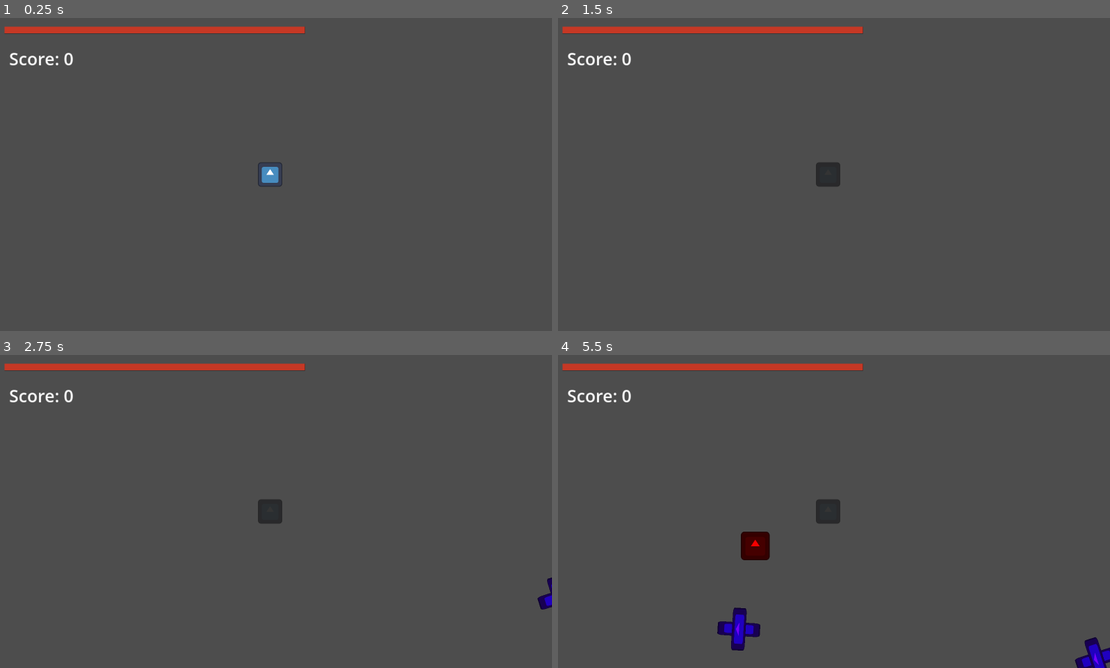
Above: before the commit, frames 1-4 (two rows, left to right).
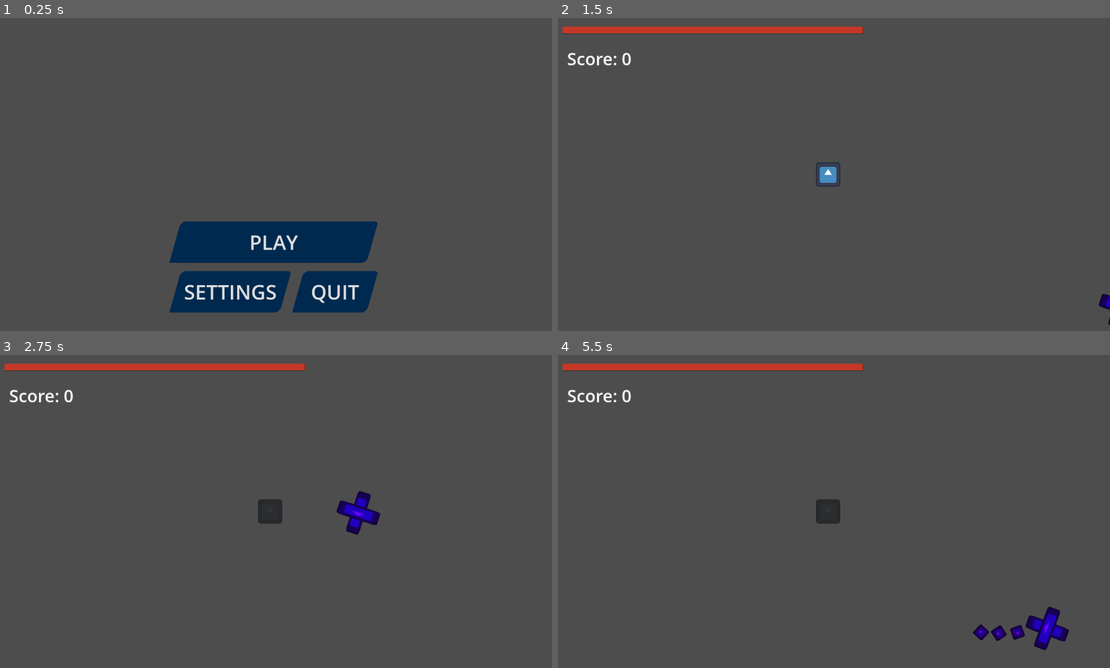
Above: after the commit, the same moments.

Repository: MonkMir/tether-game
Game: Godot game, scene res://scenes/main.tscn
Two runs of this game, one before a commit and one after it. Both use one fixed random seed, a clock stepped at 60 frames per second and the inputs below. The engine's default icon, where the game draws it, is replaced by a stand-in: a white triangle on a blue panel in a dark square.
Inputs (mouse positions are in pixels of both pictures, inside the frame that each line leads up to):
- Up to frame 1 (0.25 s): no input
- Up to frame 2 (1.5 s): click (789, 290) at 0.5 s, where only the run after the commit has a clickable "SETTINGS"; click (834, 243) at 1.25 s, where only the run after the commit has a clickable "PLAY"
- Up to frame 3 (2.75 s): tap Enter (Enter) at 2, 2.1 s; move the mouse to (397, 495) at 2.02 s; click (397, 495) at 2.17 s
- Up to frame 4 (5.5 s): move the mouse to (718, 527) at 2.77 s; tap Enter (Enter) at 2.85, 3.8, 4.35, 5.1 s; click (718, 527) at 2.92 s; move the mouse to (889, 442) at 3.52 s; press the mouse at (889, 442) at 3.53 s; move the mouse to (806, 574) at 4.27 s; release the mouse at (806, 574) at 4.28 s; click (806, 574) at 4.42 s; move the mouse to (999, 558) at 5.02 s; click (999, 558) at 5.17 s

The runs differ from the first frame. In frame 1, 11% of the frame differs, in the area x 0-69%, y 2-95%; in frame 2, 0.4%; in frame 3, 0.7%; in frame 4, 2.3%.

Commit message:
Add menu manager and main menu
Adds a main menu node under a new parent manager
node.

Diff:
--- a/scenes/in_game_ui.tscn
+++ b/scenes/in_game_ui.tscn
@@ -1,9 +1,12 @@
 [gd_scene format=3 uid="uid://34lp4apat21h"]
 
+[ext_resource type="Script" uid="uid://bt54v8vd0x276" path="res://scripts/other-scripts/menu_manager.gd" id="1_fqvwy"]
 [ext_resource type="Script" uid="uid://cf2kds67t7h0b" path="res://scripts/pause_menu.gd" id="1_kplmn"]
-
-[sub_resource type="StyleBoxFlat" id="StyleBoxFlat_kplmn"]
-bg_color = Color(0.08235294, 0.19607843, 0.30588236, 1)
+[ext_resource type="Script" uid="uid://6o4txy54pcjf" path="res://scenes/main_menu.gd" id="2_a45jx"]
+[ext_resource type="Texture2D" uid="uid://y60tccnywvsf" path="res://assets/icon.svg" id="2_fnge6"]
+
+[sub_resource type="StyleBoxFlat" id="StyleBoxFlat_qinws"]
+bg_color = Color(0.083699994, 0.20062165, 0.31, 0.74509805)
 skew = Vector2(0.28, 0)
 corner_radius_top_left = 20
 corner_radius_top_right = 12
@@ -30,6 +33,13 @@
 corner_radius_top_right = 12
 corner_radius_bottom_right = 20
 
+[sub_resource type="StyleBoxFlat" id="StyleBoxFlat_kplmn"]
+bg_color = Color(0.083699994, 0.20062165, 0.31, 0.74509805)
+skew = Vector2(0.28, 0)
+corner_radius_top_left = 20
+corner_radius_top_right = 12
+corner_radius_bottom_right = 20
+
 [sub_resource type="StyleBoxFlat" id="StyleBoxFlat_a45jx"]
 bg_color = Color(0.075, 0.25, 0.15666667, 1)
 skew = Vector2(0.28, 0)
@@ -58,18 +68,35 @@
 corner_radius_top_right = 12
 corner_radius_bottom_right = 20
 
+[sub_resource type="StyleBoxFlat" id="StyleBoxFlat_huati"]
+bg_color = Color(0, 0.16016667, 0.31, 1)
+skew = Vector2(0.28, 0)
+corner_radius_top_left = 20
+corner_radius_top_right = 12
+corner_radius_bottom_right = 20
+
+[sub_resource type="StyleBoxFlat" id="StyleBoxFlat_jlb72"]
+bg_color = Color(0, 0.16016667, 0.31, 1)
+skew = Vector2(0.28, 0)
+corner_radius_top_left = 20
+corner_radius_top_right = 12
+corner_radius_bottom_right = 20
+
 [node name="InGameUI" type="CanvasLayer" unique_id=1644306105]
 
-[node name="Menu" type="Control" parent="." unique_id=356940545]
-process_mode = 2
+[node name="MenuManager" type="Control" parent="." unique_id=356940545]
+process_mode = 3
 layout_mode = 3
 anchors_preset = 15
 anchor_right = 1.0
 anchor_bottom = 1.0
 grow_horizontal = 2
 grow_vertical = 2
-
-[node name="PauseMenu" type="MarginContainer" parent="Menu" unique_id=1041511619]
+script = ExtResource("1_fqvwy")
+
+[node name="PauseMenu" type="MarginContainer" parent="MenuManager" unique_id=1041511619]
+process_mode = 2
+visible = false
 layout_mode = 1
 anchors_preset = 8
 anchor_left = 0.5
@@ -84,29 +111,31 @@
 grow_vertical = 2
 script = ExtResource("1_kplmn")
 
-[node name="DebugBackground" type="ColorRect" parent="Menu/PauseMenu" unique_id=1645128328]
-visible = false
-layout_mode = 2
-
-[node name="VBoxContainer" type="VBoxContainer" parent="Menu/PauseMenu" unique_id=356556188]
+[node name="VBoxContainer" type="VBoxContainer" parent="MenuManager/PauseMenu" unique_id=356556188]
 custom_minimum_size = Vector2(500, 525)
 layout_mode = 2
 size_flags_horizontal = 4
 size_flags_vertical = 4
 theme_override_constants/separation = 36
 
-[node name="ResumeButton" type="Button" parent="Menu/PauseMenu/VBoxContainer" unique_id=375980014]
-unique_name_in_owner = true
-custom_minimum_size = Vector2(0, 150)
-layout_mode = 2
-theme_override_font_sizes/font_size = 73
-theme_override_styles/normal = SubResource("StyleBoxFlat_kplmn")
+[node name="MouseResetPositionPause" type="Control" parent="MenuManager/PauseMenu/VBoxContainer" unique_id=1302348411]
+unique_name_in_owner = true
+layout_mode = 2
+size_flags_horizontal = 4
+size_flags_vertical = 4
+
+[node name="ResumeButton" type="Button" parent="MenuManager/PauseMenu/VBoxContainer" unique_id=375980014]
+unique_name_in_owner = true
+custom_minimum_size = Vector2(0, 150)
+layout_mode = 2
+theme_override_font_sizes/font_size = 73
+theme_override_styles/normal = SubResource("StyleBoxFlat_qinws")
 theme_override_styles/pressed = SubResource("StyleBoxFlat_fqvwy")
 theme_override_styles/hover = SubResource("StyleBoxFlat_ria60")
 theme_override_styles/focus = SubResource("StyleBoxFlat_6qwj3")
 text = "RESUME"
 
-[node name="RestartButton" type="Button" parent="Menu/PauseMenu/VBoxContainer" unique_id=258593913]
+[node name="RestartButton" type="Button" parent="MenuManager/PauseMenu/VBoxContainer" unique_id=258593913]
 custom_minimum_size = Vector2(0, 150)
 layout_mode = 2
 theme_override_font_sizes/font_size = 73
@@ -116,7 +145,7 @@
 theme_override_styles/focus = SubResource("StyleBoxFlat_276nr")
 text = "RESTART"
 
-[node name="QuitButton" type="Button" parent="Menu/PauseMenu/VBoxContainer" unique_id=729818849]
+[node name="QuitButton" type="Button" parent="MenuManager/PauseMenu/VBoxContainer" unique_id=729818849]
 custom_minimum_size = Vector2(0, 150)
 layout_mode = 2
 theme_override_font_sizes/font_size = 73
@@ -126,6 +155,87 @@
 theme_override_styles/focus = SubResource("StyleBoxFlat_04xgm")
 text = "QUIT"
 
-[connection signal="pressed" from="Menu/PauseMenu/VBoxContainer/ResumeButton" to="Menu/PauseMenu" method="_on_resume_button_pressed"]
-[connection signal="pressed" from="Menu/PauseMenu/VBoxContainer/RestartButton" to="Menu/PauseMenu" method="_on_restart_button_pressed"]
-[connection signal="pressed" from="Menu/PauseMenu/VBoxContainer/QuitButton" to="Menu/PauseMenu" method="_on_quit_button_pressed"]
+[node name="MainMenu" type="MarginContainer" parent="MenuManager" unique_id=13769595]
+layout_mode = 1
+anchors_preset = 15
+anchor_right = 1.0
+anchor_bottom = 1.0
+grow_horizontal = 2
+grow_vertical = 2
+script = ExtResource("2_a45jx")
+
+[node name="TextureRect" type="TextureRect" parent="MenuManager/MainMenu" unique_id=1302152522]
+visible = false
+layout_mode = 2
+texture = ExtResource("2_fnge6")
+
+[node name="TextContainer" type="MarginContainer" parent="MenuManager/MainMenu" unique_id=99278055]
+layout_mode = 2
+size_flags_vertical = 4
+theme_override_constants/margin_bottom = 550
+
+[node name="SettingsLabel" type="Label" parent="MenuManager/MainMenu/TextContainer" unique_id=1748454740]
+unique_name_in_owner = true
+visible = false
+layout_mode = 2
+theme_override_font_sizes/font_size = 65
+text = "Aww, what's wrong?  My settings
+        aren't good enough for you? Gonna cry about it? You are a bitch"
+horizontal_alignment = 1
+clip_text = true
+
+[node name="VBoxContainer" type="VBoxContainer" parent="MenuManager/MainMenu" unique_id=231625656]
+custom_minimum_size = Vector2(700, 1000)
+layout_mode = 2
+size_flags_horizontal = 4
+size_flags_vertical = 4
+theme_override_constants/separation = 30
+alignment = 2
+
+[node name="PlayButton" type="Button" parent="MenuManager/MainMenu/VBoxContainer" unique_id=942504903]
+unique_name_in_owner = true
+custom_minimum_size = Vector2(0, 150)
+layout_mode = 2
+theme_override_font_sizes/font_size = 73
+theme_override_styles/normal = SubResource("StyleBoxFlat_huati")
+theme_override_styles/pressed = SubResource("StyleBoxFlat_fqvwy")
+theme_override_styles/hover = SubResource("StyleBoxFlat_ria60")
+theme_override_styles/focus = SubResource("StyleBoxFlat_6qwj3")
+text = "PLAY"
+
+[node name="HBoxContainer" type="HBoxContainer" parent="MenuManager/MainMenu/VBoxContainer" unique_id=648869905]
+custom_minimum_size = Vector2(700, 0)
+layout_mode = 2
+size_flags_horizontal = 4
+size_flags_vertical = 4
+theme_override_constants/separation = 45
+alignment = 1
+
+[node name="SettingsButton" type="Button" parent="MenuManager/MainMenu/VBoxContainer/HBoxContainer" unique_id=2055075532]
+custom_minimum_size = Vector2(400, 150)
+layout_mode = 2
+focus_neighbor_right = NodePath("../QuitButton")
+theme_override_font_sizes/font_size = 73
+theme_override_styles/normal = SubResource("StyleBoxFlat_jlb72")
+theme_override_styles/pressed = SubResource("StyleBoxFlat_fqvwy")
+theme_override_styles/hover = SubResource("StyleBoxFlat_ria60")
+theme_override_styles/focus = SubResource("StyleBoxFlat_6qwj3")
+text = "SETTINGS"
+
+[node name="QuitButton" type="Button" parent="MenuManager/MainMenu/VBoxContainer/HBoxContainer" unique_id=1645163010]
+custom_minimum_size = Vector2(270, 150)
+layout_mode = 2
+focus_neighbor_left = NodePath("../SettingsButton")
+theme_override_font_sizes/font_size = 73
+theme_override_styles/normal = SubResource("StyleBoxFlat_jlb72")
+theme_override_styles/pressed = SubResource("StyleBoxFlat_fqvwy")
+theme_override_styles/hover = SubResource("StyleBoxFlat_ria60")
+theme_override_styles/focus = SubResource("StyleBoxFlat_6qwj3")
+text = "QUIT"
+
+[connection signal="pressed" from="MenuManager/PauseMenu/VBoxContainer/ResumeButton" to="MenuManager/PauseMenu" method="_on_resume_button_pressed"]
+[connection signal="pressed" from="MenuManager/PauseMenu/VBoxContainer/RestartButton" to="MenuManager/PauseMenu" method="_on_restart_button_pressed"]
+[connection signal="pressed" from="MenuManager/PauseMenu/VBoxContainer/QuitButton" to="MenuManager/PauseMenu" method="_on_quit_button_pressed"]
+[connection signal="pressed" from="MenuManager/MainMenu/VBoxContainer/PlayButton" to="MenuManager/MainMenu" method="_on_play_button_pressed"]
+[connection signal="pressed" from="MenuManager/MainMenu/VBoxContainer/HBoxContainer/SettingsButton" to="MenuManager/MainMenu" method="_on_settings_button_pressed"]
+[connection signal="pressed" from="MenuManager/MainMenu/VBoxContainer/HBoxContainer/QuitButton" to="MenuManager/MainMenu" method="_on_quit_button_pressed"]
--- /dev/null
+++ b/scenes/levels/level_1.tscn
@@ -0,0 +1,55 @@
+[gd_scene format=3 uid="uid://dasxgerg7vyai"]
+
+[ext_resource type="PackedScene" uid="uid://b0u1q6i5db5ou" path="res://scenes/player.tscn" id="1_j7kpp"]
+[ext_resource type="Script" uid="uid://ba40nwh8lu65b" path="res://scripts/other-scripts/EnemySpawner.gd" id="2_bjebc"]
+[ext_resource type="PackedScene" uid="uid://cdk16uvt8jqbb" path="res://scenes/enemies/arrow_enemy.tscn" id="3_5rr72"]
+[ext_resource type="PackedScene" uid="uid://dkq6ilqibkqvo" path="res://scenes/enemies/bomber_enemy.tscn" id="4_gyffv"]
+[ext_resource type="PackedScene" uid="uid://cm6ubd5en4t7e" path="res://scenes/enemies/parabolic_enemy.tscn" id="5_1pe0h"]
+[ext_resource type="Script" uid="uid://da7f2buhged70" path="res://scripts/other-scripts/ScoreLabel.gd" id="6_27bay"]
+[ext_resource type="Script" uid="uid://dyg3c4hhurma1" path="res://scripts/other-scripts/GameOverLabel.gd" id="7_sof0w"]
+
+[sub_resource type="LabelSettings" id="LabelSettings_c5177"]
+font_size = 36
+
+[sub_resource type="LabelSettings" id="LabelSettings_qrb1h"]
+font_size = 100
+
+[node name="Level1" type="Node2D" unique_id=657166130]
+
+[node name="Player" parent="." unique_id=994072363 instance=ExtResource("1_j7kpp")]
+position = Vector2(576, 336)
+
+[node name="EnemySpawner" type="Node2D" parent="." unique_id=2100611888]
+script = ExtResource("2_bjebc")
+arrowScene = ExtResource("3_5rr72")
+bomberScene = ExtResource("4_gyffv")
+parabolicScene = ExtResource("5_1pe0h")
+
+[node name="Timer" type="Timer" parent="EnemySpawner" unique_id=75497692]
+wait_time = 2.5
+autostart = true
+
+[node name="ScoreLabel" type="Label" parent="." unique_id=448937885]
+offset_left = 26.0
+offset_top = 67.0
+offset_right = 163.0
+offset_bottom = 117.0
+text = "Score: 0"
+label_settings = SubResource("LabelSettings_c5177")
+script = ExtResource("6_27bay")
+
+[node name="GameOverLabel" type="Label" parent="." unique_id=730832775]
+visible = false
+offset_right = 1156.0
+offset_bottom = 647.0
+text = "UR DOGWATER!"
+label_settings = SubResource("LabelSettings_qrb1h")
+horizontal_alignment = 1
+vertical_alignment = 1
+script = ExtResource("7_sof0w")
+
+[node name="Camera2D" type="Camera2D" parent="." unique_id=1506603802]
+position = Vector2(584, 336)
+zoom = Vector2(1.72, 1.72)
+
+[connection signal="timeout" from="EnemySpawner/Timer" to="EnemySpawner" method="spawn_enemy"]
--- a/scenes/main.tscn
+++ b/scenes/main.tscn
@@ -1,61 +1,8 @@
 [gd_scene format=3 uid="uid://cispfyjhtrf2u"]
 
-[ext_resource type="PackedScene" uid="uid://b0u1q6i5db5ou" path="res://scenes/player.tscn" id="2_tipki"]
-[ext_resource type="Script" uid="uid://ba40nwh8lu65b" path="res://scripts/other-scripts/EnemySpawner.gd" id="6_0p816"]
-[ext_resource type="Script" uid="uid://da7f2buhged70" path="res://scripts/other-scripts/ScoreLabel.gd" id="8_14cfy"]
 [ext_resource type="PackedScene" uid="uid://34lp4apat21h" path="res://scenes/in_game_ui.tscn" id="8_tipki"]
-[ext_resource type="Script" uid="uid://dyg3c4hhurma1" path="res://scripts/other-scripts/GameOverLabel.gd" id="9_iqu0m"]
-[ext_resource type="PackedScene" uid="uid://cdk16uvt8jqbb" path="res://scenes/enemies/arrow_enemy.tscn" id="9_trceg"]
-[ext_resource type="PackedScene" uid="uid://dkq6ilqibkqvo" path="res://scenes/enemies/bomber_enemy.tscn" id="10_a8y0u"]
-[ext_resource type="PackedScene" uid="uid://cm6ubd5en4t7e" path="res://scenes/enemies/parabolic_enemy.tscn" id="11_mpg2q"]
-
-[sub_resource type="LabelSettings" id="LabelSettings_c5177"]
-font_size = 36
-
-[sub_resource type="LabelSettings" id="LabelSettings_qrb1h"]
-font_size = 100
 
 [node name="Main" type="Node2D" unique_id=1762207710]
 metadata/_edit_lock_ = true
 
-[node name="Level1" type="Node2D" parent="." unique_id=880129070]
-
-[node name="Player" parent="Level1" unique_id=994072363 instance=ExtResource("2_tipki")]
-position = Vector2(576, 336)
-
-[node name="EnemySpawner" type="Node2D" parent="Level1" unique_id=187246452]
-script = ExtResource("6_0p816")
-arrowScene = ExtResource("9_trceg")
-bomberScene = ExtResource("10_a8y0u")
-parabolicScene = ExtResource("11_mpg2q")
-
-[node name="Timer" type="Timer" parent="Level1/EnemySpawner" unique_id=394046482]
-wait_time = 2.5
-autostart = true
-
-[node name="ScoreLabel" type="Label" parent="Level1" unique_id=1923520075]
-offset_left = 26.0
-offset_top = 67.0
-offset_right = 163.0
-offset_bottom = 117.0
-text = "Score: 0"
-label_settings = SubResource("LabelSettings_c5177")
-script = ExtResource("8_14cfy")
-
-[node name="GameOverLabel" type="Label" parent="Level1" unique_id=1847655957]
-visible = false
-offset_right = 1156.0
-offset_bottom = 647.0
-text = "UR DOGWATER!"
-label_settings = SubResource("LabelSettings_qrb1h")
-horizontal_alignment = 1
-vertical_alignment = 1
-script = ExtResource("9_iqu0m")
-
-[node name="Camera2D" type="Camera2D" parent="Level1" unique_id=1673976300]
-position = Vector2(584, 336)
-zoom = Vector2(1.72, 1.72)
-
 [node name="InGameUI" parent="." unique_id=356940545 instance=ExtResource("8_tipki")]
-
-[connection signal="timeout" from="Level1/EnemySpawner/Timer" to="Level1/EnemySpawner" method="spawn_enemy"]
--- /dev/null
+++ b/scenes/main_menu.gd
@@ -0,0 +1,26 @@
+extends MarginContainer
+
+func _ready():
+	#%PlayButton.grab_focus() #this might be better left off if I want nav wake
+	show()
+
+func _on_play_button_pressed():
+	hide()
+	get_tree().current_scene.add_child(preload("res://scenes/levels/level_1.tscn").instantiate())
+	GameState.is_pausable = true
+
+
+func _on_settings_button_pressed():
+	if %SettingsLabel.visible == false:
+		%SettingsLabel.show()
+	else:
+		%SettingsLabel.text = "Wahh wahh wahh, cry about it more bozo"
+
+
+func _on_quit_button_pressed():
+	get_tree().quit()
+
+func update_active_menu_variables():
+	var manager = get_parent()
+	manager.defaultFocusButton = %PlayButton
+	manager.mouseResetPosition = get_viewport().get_visible_rect().size / 2
--- a/scripts/dummies/parabolic_dummy.gd
+++ b/scripts/dummies/parabolic_dummy.gd
@@ -1,7 +1,4 @@
 extends Dummy
-
-
-@onready var main := get_node("/root/Main")
 
 var dupe : PackedScene
 
@@ -58,7 +55,7 @@
 				dupeNode.position = position
 				dupeNode.apply_central_impulse(finalDir * 1000)
 				dupeNode.angular_velocity = angular_velocity
-				main.add_child(dupeNode)
+				get_parent().add_child(dupeNode)
 				queue_free()
 
 		State.REST:
--- a/scripts/enemies/bomber_enemy.gd
+++ b/scripts/enemies/bomber_enemy.gd
@@ -3,12 +3,10 @@
 var ATK_POWER := 10
 const SCORE_REWARD := 10
 
-@onready var main := get_node("/root/Main")
 @export var bomb_scene : PackedScene
 
 @onready var circlingRange := $CirclingRange/CollisionShape
 @onready var timer := $BombTimer
-
 
 enum State{
 	APPROACH,
@@ -133,7 +131,7 @@
 func spawn_bomb():
 	var newBomb := bomb_scene.instantiate()
 	newBomb.position = position
-	main.add_child(newBomb)
+	get_parent().add_child(newBomb)
 
 func _on_bomb_timer_timeout():
 	spawn_bomb()
--- a/scripts/enemies/parabolic_enemy.gd
+++ b/scripts/enemies/parabolic_enemy.gd
@@ -8,7 +8,6 @@
 #BUG make spin_and_transition use time based transition rather than rate based.
 #maybe add an optional lerp variation?
 
-@onready var main := get_node("/root/Main")
 @export var dart_scene : PackedScene
 @onready var shotIntervalTimer := $ShotInterval
 @onready var shotClusterTimer := $ShotCluster
@@ -137,7 +136,7 @@
 	var newDart := dart_scene.instantiate()
 	newDart.position = position
 	newDart.plusOrMinus *= invertShotArc
-	main.add_child(newDart)
+	get_parent().add_child(newDart)
 
 func generate_path_progress() -> float:
 	var maxProgress : float = path.curve.get_baked_length()
--- a/scripts/other-scripts/GameOverLabel.gd
+++ b/scripts/other-scripts/GameOverLabel.gd
@@ -3,7 +3,9 @@
 func _process(_delta):
 	if GameState.is_game_over: #you can also do == true before colon
 		self.visible = true
+		GameState.is_pausable = false
 
-	if Input.is_action_just_pressed("Enter") and GameState.is_game_over == true:
+	if Input.is_action_just_pressed("ui_accept") and GameState.is_game_over == true:
 		get_tree().reload_current_scene()
 		GameState.reset_values()
+		#hey make sure to update iz_pausable if it reloads the level
--- a/scripts/other-scripts/Player.gd
+++ b/scripts/other-scripts/Player.gd
@@ -29,7 +29,6 @@
 ##GAME START INITIALIZATIONS
 func _ready():
 	healthBar._init_health(health)
-	Input.set_mouse_mode(Input.MOUSE_MODE_HIDDEN)
 
 func _physics_process(delta):
 
--- a/scripts/other-scripts/game_state.gd
+++ b/scripts/other-scripts/game_state.gd
@@ -1,6 +1,7 @@
 extends Node
 
 var score = 0
+var is_pausable = false
 var is_game_over = false
 
 
--- /dev/null
+++ b/scripts/other-scripts/menu_manager.gd
@@ -0,0 +1,124 @@
+extends Control
+#WARNING because manager must be active during pause,
+#all menu process modes must be set manually.
+
+#Make sure to set focus neighbors on buttons when appropriate
+
+#If you wish to avoid debug hell, no script should touch mouse visibility or position
+#except this menu manager
+
+const KEYBOARD_AND_JOYPAD_EVENTS : Array = ["InputEventJoypadButton", "InputEventJoypadMotion", "InputEventKey"]
+
+
+
+#WARNING These are settings for main menu,
+#but should be handled without hard-coding
+var defaultFocusButton : Button
+var mouseResetPosition : Vector2
+
+var activeMenu : Node
+
+var isAutomatedMouseMovement : bool = false
+
+func _ready():
+	await get_tree().process_frame
+	_initialize_button_animations(self)
+
+func _process(_delta):
+	set_active_menu()
+	print(activeMenu)
+
+func _input(event: InputEvent):
+	if activeMenu == null:
+		return
+
+	if event is InputEventMouseMotion:
+		if isAutomatedMouseMovement:
+			isAutomatedMouseMovement = false
+			return
+
+		Input.mouse_mode = Input.MOUSE_MODE_VISIBLE
+		clear_navigation_focus()
+
+	elif event.get_class() in KEYBOARD_AND_JOYPAD_EVENTS:
+		print("Stick and button event")
+		if event is InputEventJoypadMotion and abs(event.axis_value) < 0.3:
+			return
+
+		if Input.mouse_mode == Input.MOUSE_MODE_VISIBLE and is_mouse_inside_window():
+			Input.mouse_mode = Input.MOUSE_MODE_HIDDEN
+			isAutomatedMouseMovement = true
+			if activeMenu != null:
+				activeMenu.update_active_menu_variables()
+				reset_mouse_position()
+		focus_default_menu_button()
+
+
+
+func set_active_menu() -> void:
+	var previousMenu = activeMenu
+	var foundVisibleMenu : bool = false
+
+	for menu in self.get_children():
+		if menu.visible:
+			foundVisibleMenu = true
+			activeMenu = menu
+			break
+
+	if !foundVisibleMenu:
+		activeMenu = null
+
+	# checks for transitions between menus and gameplay
+	if previousMenu == null and activeMenu != null:
+		activeMenu.update_active_menu_variables()
+		if is_mouse_inside_window(): ## THIS IF BLOCK IS WARPING CURSOR IN MENU TO MENU TRANSITION
+			isAutomatedMouseMovement = true
+			reset_mouse_position()
+	elif previousMenu != null and activeMenu == null:
+		Input.mouse_mode = Input.MOUSE_MODE_HIDDEN
+	#elif previousMenu != null and activeMenu != null:
+		#activeMenu.update_active_menu_variables()
+
+## FOCUS
+
+func focus_default_menu_button() -> void:
+	if get_viewport().gui_get_focus_owner() == null:
+			if defaultFocusButton:
+				defaultFocusButton.grab_focus()
+
+func clear_navigation_focus():
+	if not Input.is_mouse_button_pressed(MOUSE_BUTTON_LEFT):
+			var focusedNode = get_viewport().gui_get_focus_owner()
+			if focusedNode:
+				focusedNode.release_focus()
+
+## MOUSE
+
+func is_mouse_inside_window() -> bool:
+	var mousePosition = get_viewport().get_mouse_position()
+	return get_viewport().get_visible_rect().has_point(mousePosition)
+
+func reset_mouse_position():
+	get_viewport().warp_mouse(mouseResetPosition)
+
+## BUTTON ANIMATION
+
+const SCALE_FACTOR = Vector2(1.15, 1.15)
+const DURATION = 0.15
+
+func _initialize_button_animations(currentNode: Node) -> void:
+	if currentNode is Button:
+		currentNode.pivot_offset = currentNode.size / 2
+
+		currentNode.mouse_entered.connect(_animate_scale.bind(currentNode, SCALE_FACTOR))
+		currentNode.focus_entered.connect(_animate_scale.bind(currentNode, SCALE_FACTOR))
+
+		currentNode.mouse_exited.connect(_animate_scale.bind(currentNode, Vector2.ONE))
+		currentNode.focus_exited.connect(_animate_scale.bind(currentNode, Vector2.ONE))
+
+	for child in currentNode.get_children():
+		_initialize_button_animations(child)
+
+func _animate_scale(button: Button, targetScale: Vector2) -> void:
+	var tween = create_tween()
+	tween.tween_property(button, "scale", targetScale, DURATION).set_trans(Tween.TRANS_QUAD)
--- a/scripts/other-scripts/pause_manager.gd
+++ b/scripts/other-scripts/pause_manager.gd
@@ -11,14 +11,9 @@
 	if event.is_action_pressed("Pause"):
 		toggle_pause()
 
-		if get_tree().paused == true:
-			Input.set_mouse_mode(Input.MOUSE_MODE_VISIBLE)
-			print("PAUSED")
-		else:
-			Input.set_mouse_mode(Input.MOUSE_MODE_HIDDEN)
-			print("UNPAUSED")
-
 func toggle_pause() -> void:
+	if GameState.is_pausable == false:
+		return
 
 	var currentFrame = Engine.get_process_frames()
 	if currentFrame == lastToggleFrame:
@@ -27,4 +22,5 @@
 	lastToggleFrame = currentFrame
 
 	get_tree().paused = !get_tree().paused
-	pause_toggled.emit(get_tree().paused)
+	var isPaused : bool = get_tree().paused
+	pause_toggled.emit(isPaused)
--- a/scripts/pause_menu.gd
+++ b/scripts/pause_menu.gd
@@ -4,19 +4,6 @@
 	hide()
 
 	PauseManager.pause_toggled.connect(_on_pause_toggled)
-
-func _input(event: InputEvent) -> void:
-	if !is_visible_in_tree():
-		return
-
-	if event is InputEventMouseMotion:
-		var focusedNode = get_viewport().gui_get_focus_owner()
-		if focusedNode:
-			focusedNode.release_focus()
-
-	elif event is InputEventJoypadButton or event is InputEventJoypadMotion or event is InputEventKey:
-		if get_viewport().gui_get_focus_owner() == null:
-			%ResumeButton.grab_focus()
 
 func _on_pause_toggled(isPaused) -> void:
 	if isPaused:
@@ -29,11 +16,28 @@
 func _on_resume_button_pressed():
 	PauseManager.toggle_pause()
 
+func _on_restart_button_pressed():
+	reload_level()
+	PauseManager.toggle_pause()
 
-func _on_restart_button_pressed():
+func _on_quit_button_pressed():
 	get_tree().reload_current_scene()
 	PauseManager.toggle_pause()
+	GameState.is_pausable = false
 
+func update_active_menu_variables():
+	var manager = get_parent()
+	manager.defaultFocusButton = %ResumeButton
+	manager.mouseResetPosition = %MouseResetPositionPause.global_position
 
-func _on_quit_button_pressed():
-	get_tree().quit()
+func reload_level():
+	var rootNode = get_tree().current_scene
+	var oldLevel = rootNode.get_node("Level1")
+
+	if oldLevel:
+		oldLevel.queue_free()
+
+	await get_tree().process_frame
+
+	var newLevel = preload("res://scenes/levels/level_1.tscn").instantiate()
+	rootNode.add_child(newLevel)
Not shown, added: scenes/main_menu.gd.uid
Not shown, added: scripts/other-scripts/menu_manager.gd.uid
